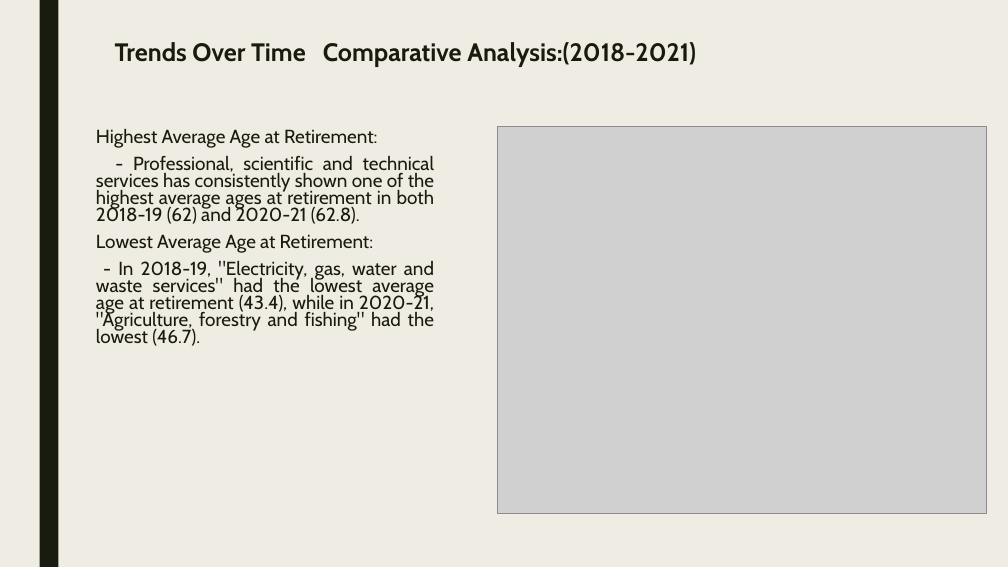
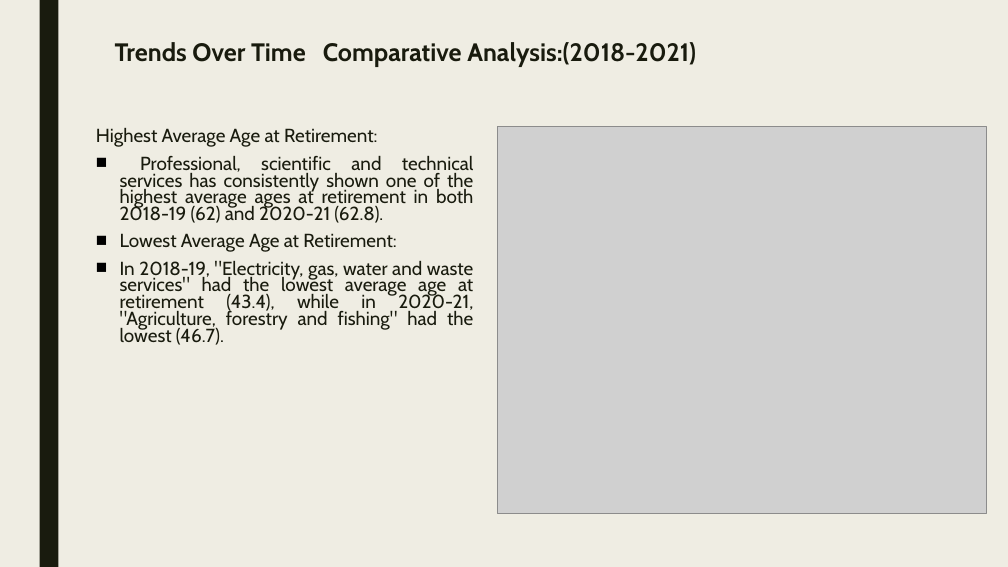
Before and after one commit to braydonnugent/Project1_Group4, a slide deck: slide 9 of PRES Retirement Analysis.pptx. Drawn at 1008x567 pixels with LibreOffice and Linux fonts; fonts in the diff are those of the drawing; grey boxes stand for pictures. Boxes give left, top, right and bottom in pixels: in the first picture for what was removed or moved away, otherwise in the second. Text is boxed around its words. In the diff, an @@ line names an element or a change of style, - is before the commit and + after.

```diff
--- a/PRES Retirement Analysis.pptx
+++ b/PRES Retirement Analysis.pptx
@@ text at <box>120,156,473,223</box>: text changed @@
-- Professional, scientific and technical services has consistently shown one of the highest average ages at retirement in both 2018-19 (62) and 2020-21 (62.8).
+■ Professional, scientific and technical services has consistently shown one of the highest average ages at retirement in both 2018-19 (62) and 2020-21 (62.8).
@@ text at <box>120,233,396,252</box>: bullet none to ■ @@
@@ text at <box>120,261,473,345</box>: text changed @@
-- In 2018-19, "Electricity, gas, water and waste services" had the lowest average age at retirement (43.4), while in 2020-21, "Agriculture, forestry and fishing" had the lowest (46.7).
+■ In 2018-19, "Electricity, gas, water and waste services" had the lowest average age at retirement (43.4), while in 2020-21, "Agriculture, forestry and fishing" had the lowest (46.7).
```
Also in this commit, not shown: 14 other slides changed.
